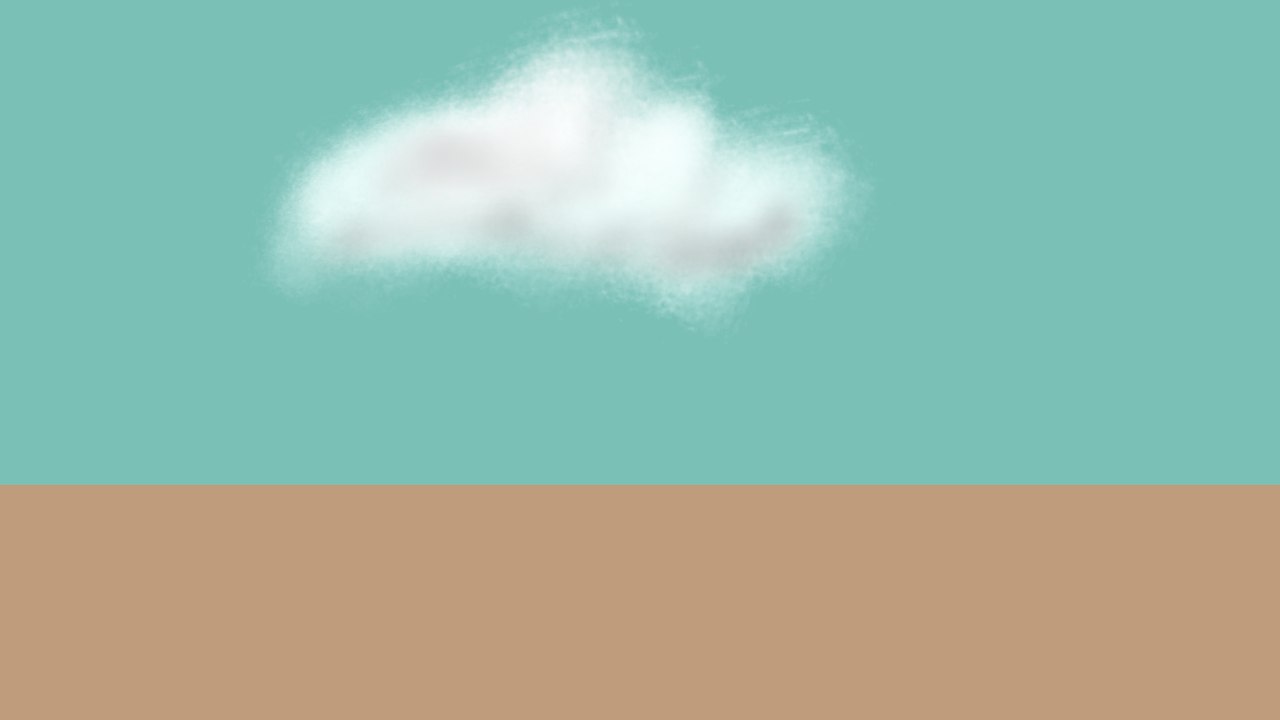
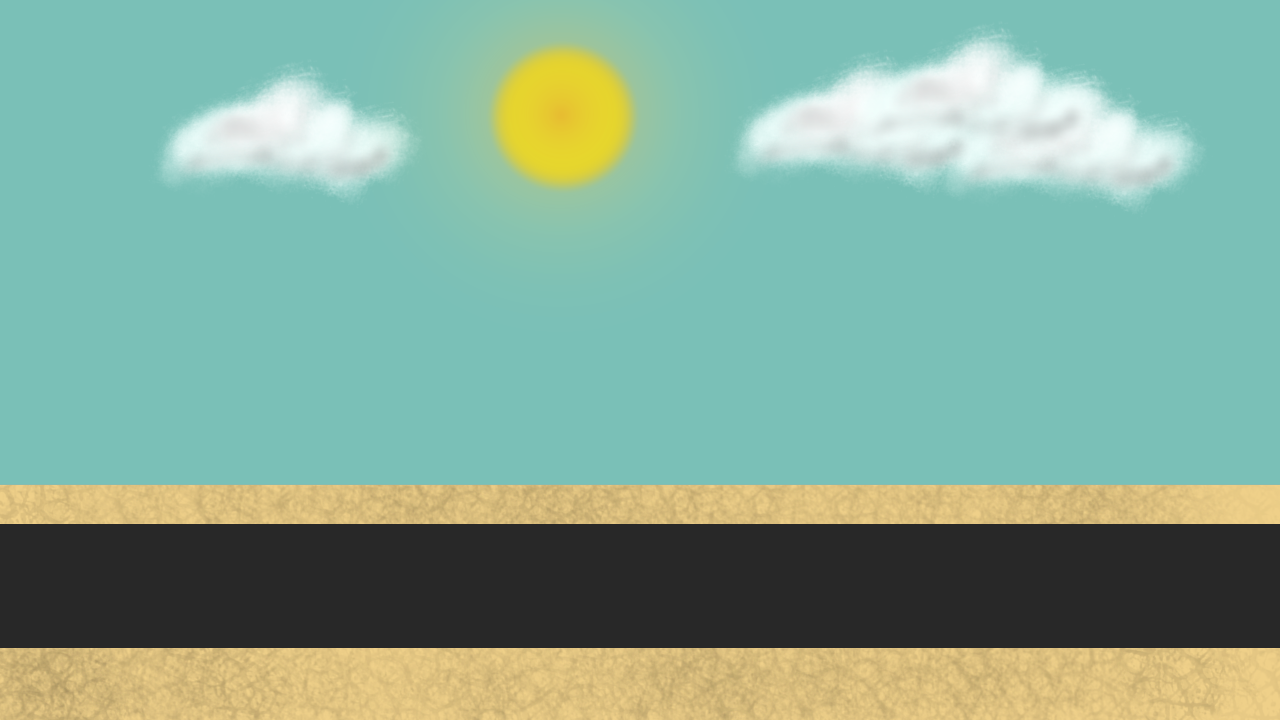
Revision of a layered 1280 x 720 image; what changed, layer by layer:
added layer "Copie de Nuage1 #1" above "CamionClean.png" over [724,21,1209,219]
added layer "Route #1" above "Halo Soleil" over [0,524,1280,648]
added layer "Halo Soleil" above "Soleil" over [342,0,778,332]
added layer "Soleil" above "Nuage1" over [447,0,677,227]
painted on "Nuage1" over [149,0,904,348]
added layer "Sol" above "Arrière-plan" over [0,485,1280,720]
